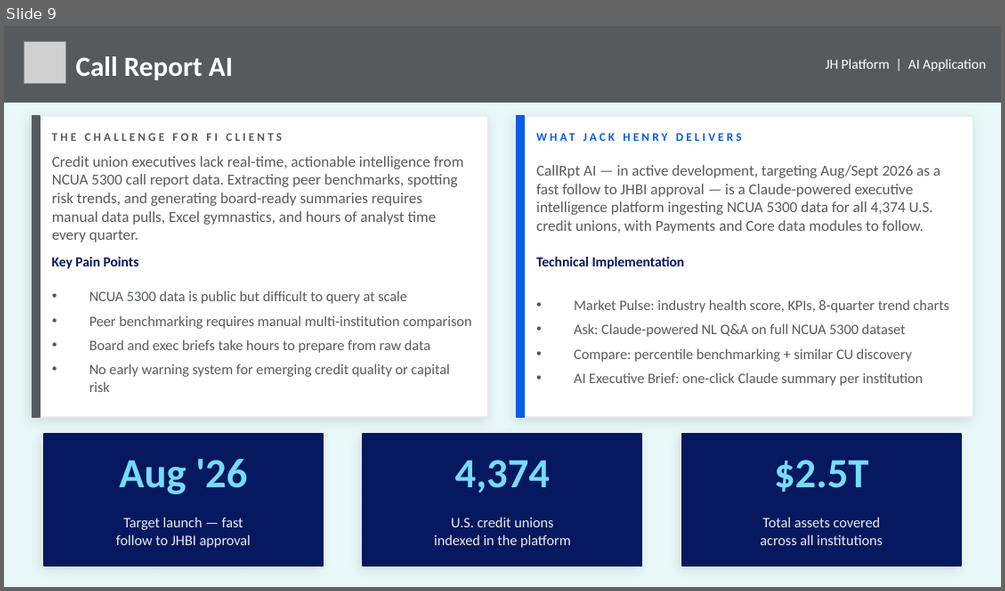
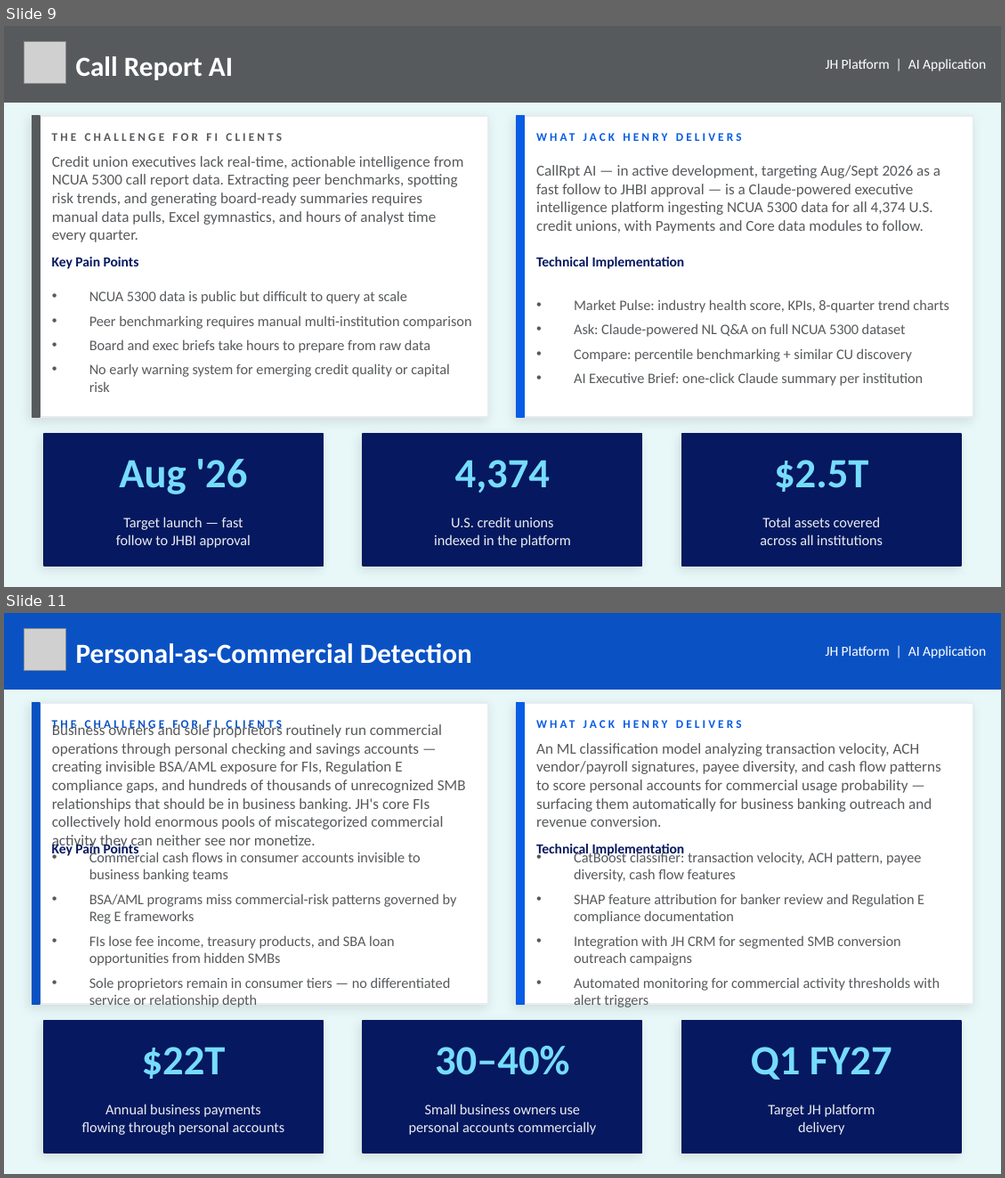
Before and after one commit to MonkeyWrenchGang/jhai_presentations, a slide deck: JH_DS_Strategy_JHBI.pptx. Shown one above the other, each under a label of ours: slide 9 before the commit, slides 9 and 11 after it; the slides between them are not shown. The pictures are 1005x591 and 1005x1178 pixels, drawn with LibreOffice and Linux fonts; fonts in the diff are those of the drawing; grey boxes stand for pictures. Boxes give left, top, right and bottom in pixels: in the first picture for what was removed or moved away, otherwise in the second. Text is boxed around its words. In the diff, an @@ line names an element or a change of style, - is before the commit and + after.

```diff
--- a/JH_DS_Strategy_JHBI.pptx
+++ b/JH_DS_Strategy_JHBI.pptx
@@ slide 11 added at (4,613,1001,1174), background #E8F7F7 @@
@@ rectangle added at (4,613,1001,689), fill #0A52C4, outline #0A52C4 1 pt @@
@@ picture added at (24,629,65,671) @@
@@ text added at (76,643,472,664), 20 pt, text #FFFFFF, bold @@
+Personal-as-Commercial Detection
@@ text added at (825,646,986,658), 10 pt, text #FFFFFF @@
+JH Platform | AI Application
@@ rectangle added at (32,703,488,1004), fill #FFFFFF, outline #E7ECF0 1 pt @@
@@ rectangle added at (32,703,40,1004), fill #0A52C4, outline #0A52C4 1 pt @@
@@ rectangle added at (517,703,973,1004), fill #FFFFFF, outline #E7ECF0 1 pt @@
@@ rectangle added at (517,703,525,1004), fill #085CE5, outline #085CE5 1 pt @@
@@ text added at (536,710,959,738), 8.5 pt, text #085CE5, bold @@
+WHAT JACK HENRY DELIVERS
@@ text added at (52,720,282,731), 8.5 pt, text #0A52C4, bold @@
+THE CHALLENGE FOR FI CLIENTS
@@ text added at (52,723,466,850), 11 pt, text #575A5D @@
+Business owners and sole proprietors routinely run commercial operations through personal checking and savings accounts — creating invisible BSA/AML exposure for FIs, Regulation E compliance gaps, and hundreds of thousands of unrecognized SMB relationships that should be in business banking. JH's core FIs collectively hold enormous pools of miscategorized commercial activity they can neither see nor monetize.
@@ text added at (536,743,941,827), 11 pt, text #575A5D @@
+An ML classification model analyzing transaction velocity, ACH vendor/payroll signatures, payee diversity, and cash flow patterns to score personal accounts for commercial usage probability — surfacing them automatically for business banking outreach and revenue conversion.
@@ text added at (52,842,139,858), 10 pt, text #06185F, bold @@
+Key Pain Points
@@ text added at (89,851,457,1007), 10.5 pt, text #575A5D @@
+• Commercial cash flows in consumer accounts invisible to business banking teams
+• BSA/AML programs miss commercial-risk patterns governed by Reg E frameworks
+• FIs lose fee income, treasury products, and SBA loan opportunities from hidden SMBs
+• Sole proprietors remain in consumer tiers — no differentiated service or relationship depth
@@ text added at (536,844,685,858), 10 pt, text #06185F, bold @@
+Technical Implementation
@@ text added at (574,893,939,990), 10.5 pt, text #575A5D @@
+• CatBoost classifier: transaction velocity, ACH pattern, payee diversity, cash flow features
+• SHAP feature attribution for banker review and Regulation E compliance documentation
+• Integration with JH CRM for segmented SMB conversion outreach campaigns
+• Automated monitoring for commercial activity thresholds with alert triggers
@@ rectangle added at (44,1021,323,1152), fill #06185F, outline #06185F 1 pt @@
@@ rectangle added at (363,1021,642,1152), fill #06185F, outline #06185F 1 pt @@
@@ rectangle added at (682,1021,961,1152), fill #06185F, outline #06185F 1 pt @@
@@ text added at (142,1046,226,1078), 30 pt, text #76DCFD, bold @@
+$22T
@@ text added at (435,1046,570,1075), 30 pt, text #76DCFD, bold @@
+30–40%
@@ text added at (751,1046,892,1079), 30 pt, text #76DCFD, bold @@
+Q1 FY27
@@ text added at (82,1103,285,1135), 10.5 pt, text #E7ECF0 @@
+Annual business payments
+flowing through personal accounts
@@ text added at (409,1103,596,1135), 10.5 pt, text #E7ECF0 @@
+Small business owners use
+personal accounts commercially
@@ text added at (768,1103,875,1135), 10.5 pt, text #E7ECF0 @@
+Target JH platform
+delivery
```
Also in this commit, not shown: 6 slides changed, 1 other slide added.
